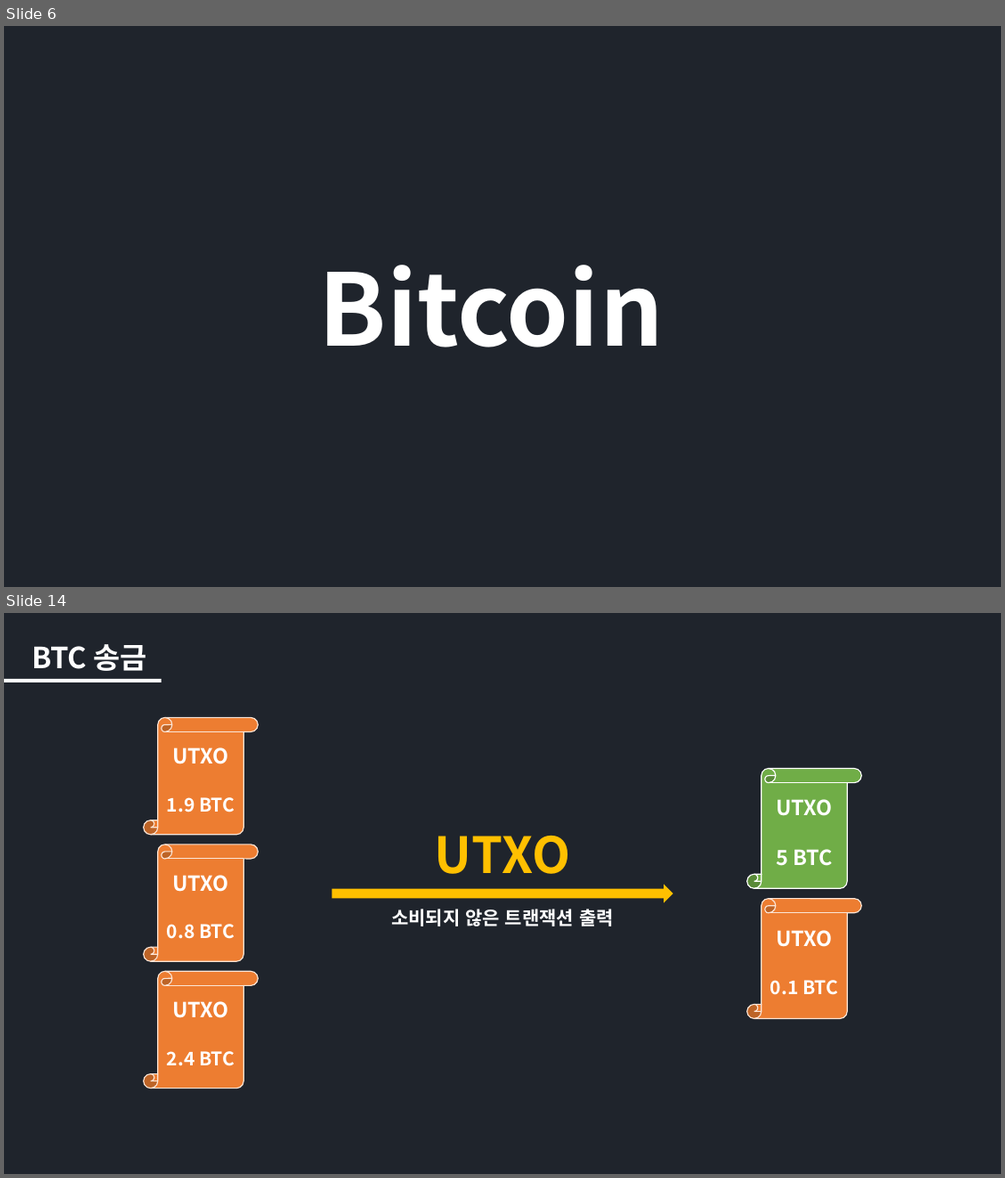
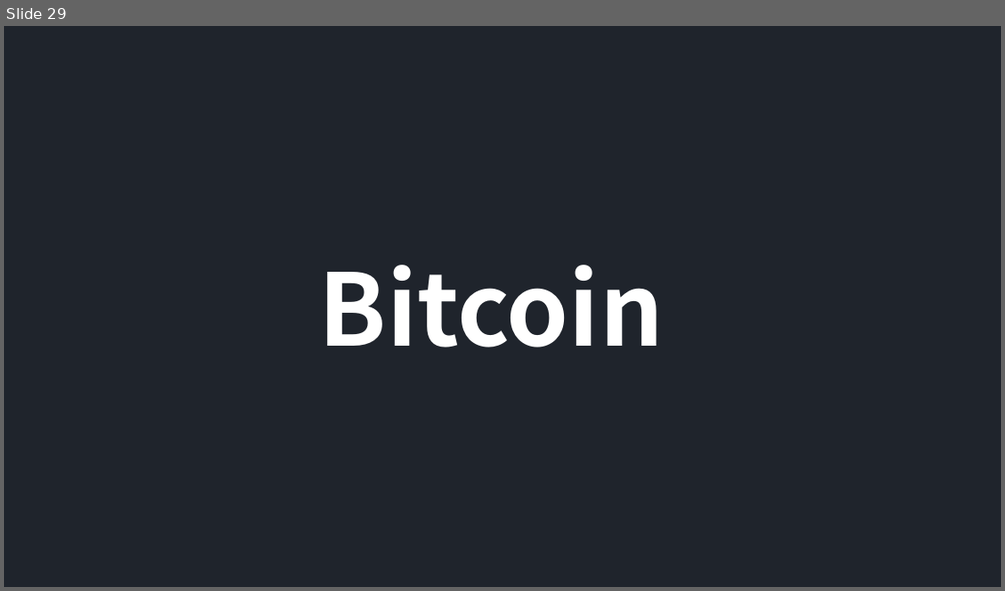
Before and after one commit to iKeyDev-KsJ/Blockchain-Academy, a slide deck: Week_1/Blockchain.pptx. Shown one above the other, each under a label of ours: slides 6 and 14 before the commit, slide 29 after it; the slides between them are not shown. The pictures are 1005x1178 and 1005x591 pixels, drawn with LibreOffice and Linux fonts; fonts in the diff are those of the drawing. Boxes give left, top, right and bottom in pixels: in the first picture for what was removed or moved away, otherwise in the second. Text is boxed around its words. In the diff, an @@ line names an element or a change of style, - is before the commit and + after.

```diff
--- a/Week_1/Blockchain.pptx
+++ b/Week_1/Blockchain.pptx
@@ slide 14 removed at bbox=[4, 613, 1001, 1174], background #141921 at 95% opacity @@
@@ text removed at bbox=[32, 644, 147, 671] @@
-BTC 송금
@@ rectangle removed at bbox=[4, 679, 162, 682] @@
@@ vertical scroll removed at bbox=[144, 718, 259, 835] @@
-UTXO
-1.9 BTC
@@ vertical scroll removed at bbox=[747, 769, 862, 888] @@
-UTXO
-5 BTC
@@ vertical scroll removed at bbox=[144, 844, 259, 961] @@
-UTXO
-0.8 BTC
@@ text removed at bbox=[435, 835, 570, 874] @@
-UTXO
@@ right arrow removed at bbox=[332, 884, 672, 902] @@
@@ vertical scroll removed at bbox=[747, 899, 862, 1018] @@
-UTXO
-0.1 BTC
@@ text removed at bbox=[391, 908, 614, 926] @@
-소비되지 않은 트랜잭션 출력
@@ vertical scroll removed at bbox=[144, 971, 259, 1088] @@
-UTXO
-2.4 BTC
@@ what was slide 6 is now slide 29 @@
```
Also in this commit, not shown: 9 slides changed, 38 slides added, 35 other slides removed, 8 other files.
